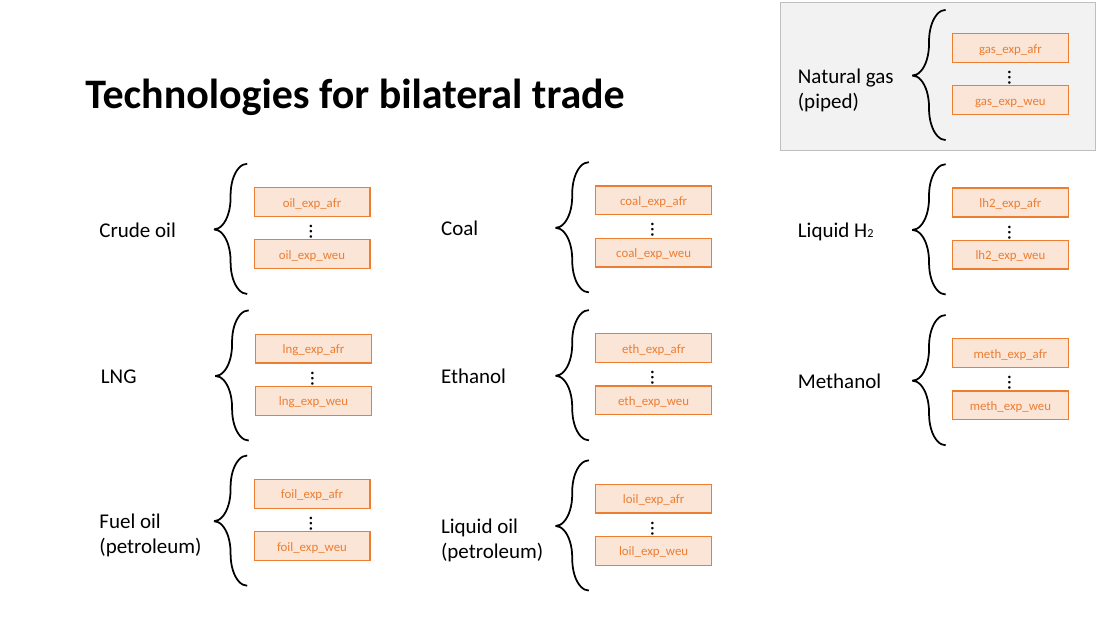
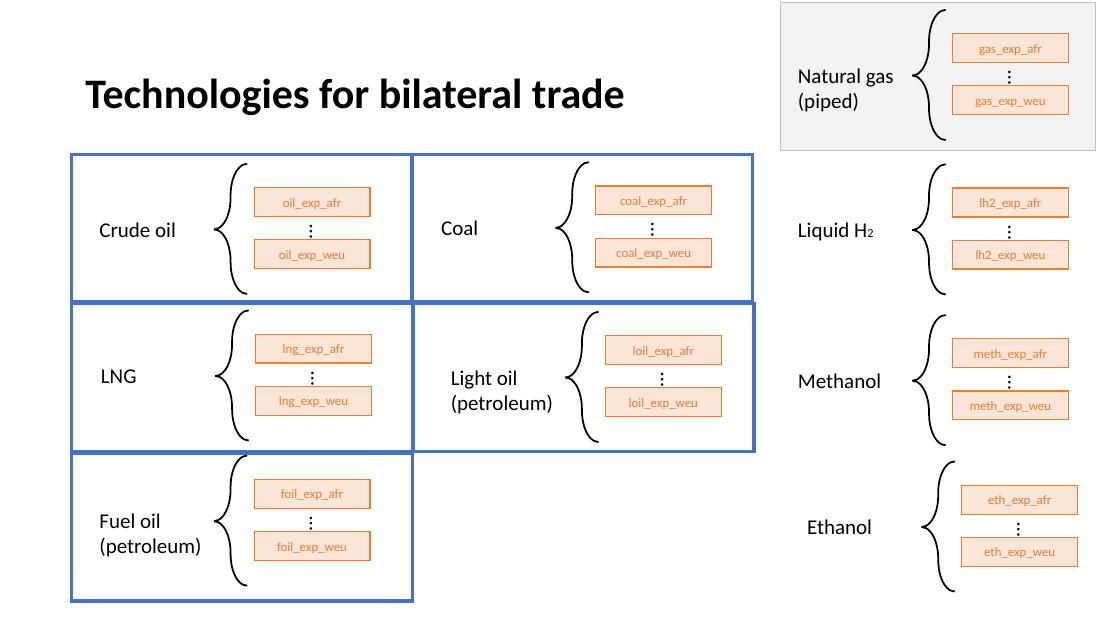
Before and after one commit to junukitashepard/message_trade, a slide deck: slide 6 of presentations/Update_2019-07-2.pptx. Drawn at 1120x630 pixels with LibreOffice and Linux fonts; fonts in the diff are those of the drawing. Boxes give left, top, right and bottom in pixels: in the first picture for what was removed or moved away, otherwise in the second. Text is boxed around its words. In the diff, an @@ line names an element or a change of style, - is before the commit and + after.

```diff
--- a/presentations/Update_2019-07-2.pptx
+++ b/presentations/Update_2019-07-2.pptx
@@ rectangle added at (x1=71, y1=155, x2=413, y2=302), outline #4472C4 3 pt @@
@@ rectangle added at (x1=412, y1=155, x2=753, y2=302), outline #4472C4 3 pt @@
@@ rectangle added at (x1=71, y1=304, x2=413, y2=452), outline #4472C4 3 pt @@
@@ rectangle added at (x1=413, y1=303, x2=755, y2=451), outline #4472C4 3 pt @@
@@ text at (x1=451, y1=370, x2=518, y2=389): text changed @@
-Liquid oil
+Light oil
@@ 2 rectangles, 2 texts, 1 left brace moved together from (x1=441, y1=460, x2=712, y2=591) to (x1=451, y1=312, x2=722, y2=442) @@
@@ rectangle added at (x1=71, y1=453, x2=413, y2=601), outline #4472C4 3 pt @@
@@ 2 rectangles, 2 texts, 1 left brace moved together from (x1=441, y1=310, x2=712, y2=440) to (x1=807, y1=461, x2=1078, y2=592) @@
```
Also in this commit, not shown: 3 other slides changed, 3 slides added, 2 slides removed, 25 other files.
